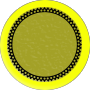
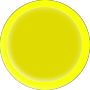
Layers edited between the first and the second 90px x 90px image:
removed layer "Shape 1" over [left=7, top=7, right=82, bottom=82]
painted on "Layer 3" over [left=7, top=7, right=82, bottom=82]
painted on "Layer 2" over [left=7, top=7, right=82, bottom=82]
